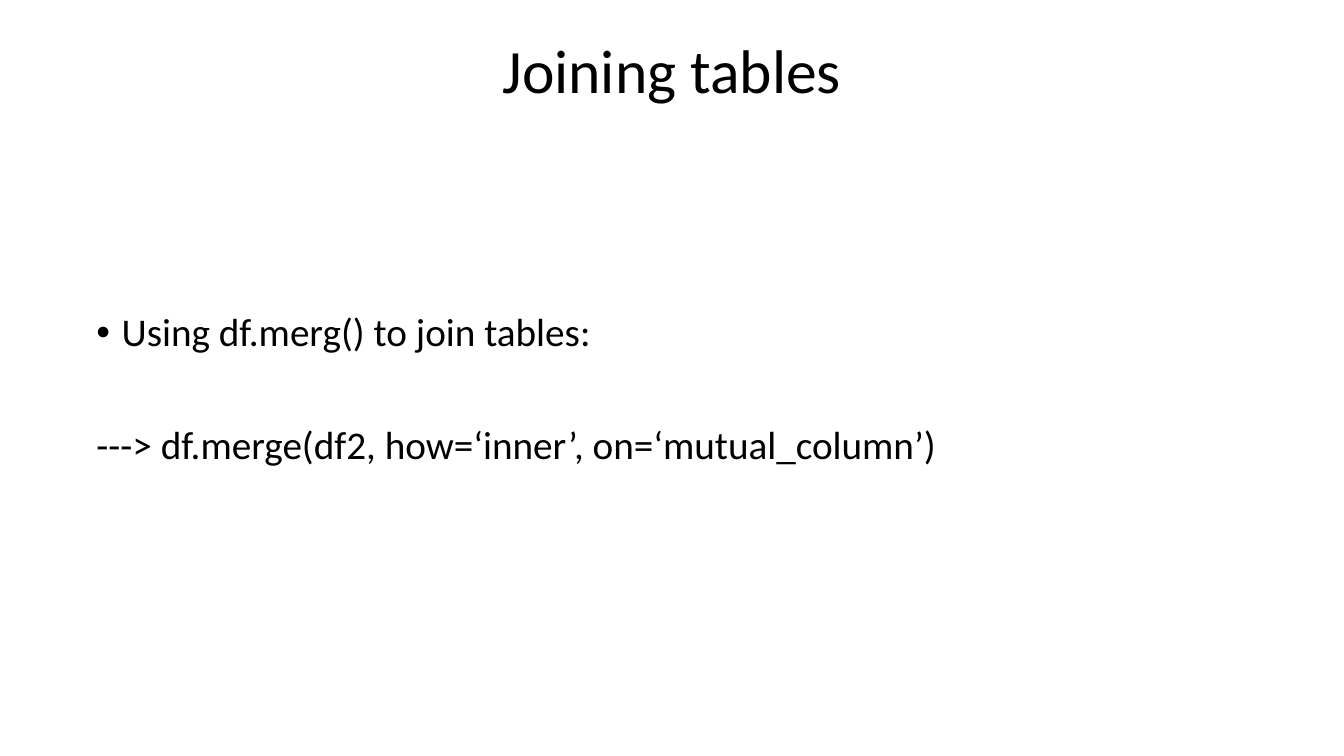
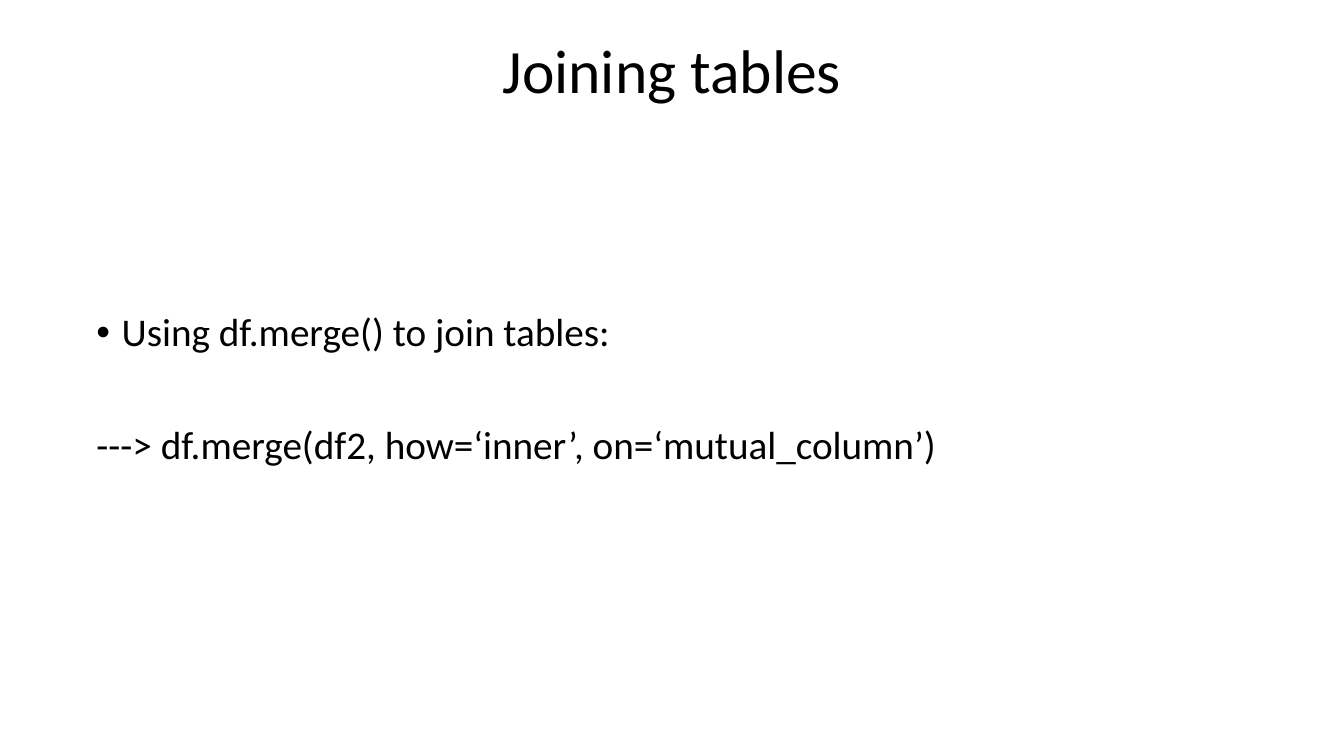
Before and after one commit to SandervandenOord/pandas_training, a slide deck: slide 23 of Pandas_Training_Slides.pptx. Drawn at 1344x756 pixels with LibreOffice and Linux fonts; fonts in the diff are those of the drawing. Boxes give left, top, right and bottom in pixels: in the first picture for what was removed or moved away, otherwise in the second. Text is boxed around its words. In the diff, an @@ line names an element or a change of style, - is before the commit and + after.

```diff
--- a/Pandas_Training_Slides.pptx
+++ b/Pandas_Training_Slides.pptx
@@ text at (x1=122, y1=317, x2=609, y2=353): text changed @@
-• Using df.merg() to join tables:
+• Using df.merge() to join tables:
```
Also in this commit, not shown: 1 other slide changed, 1 other file.
